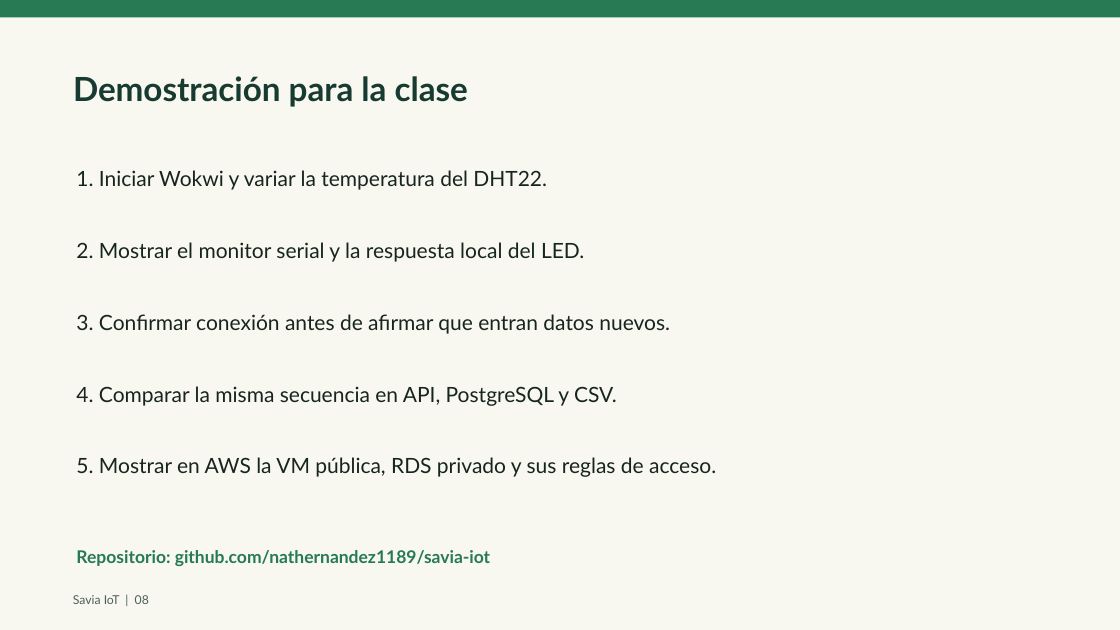
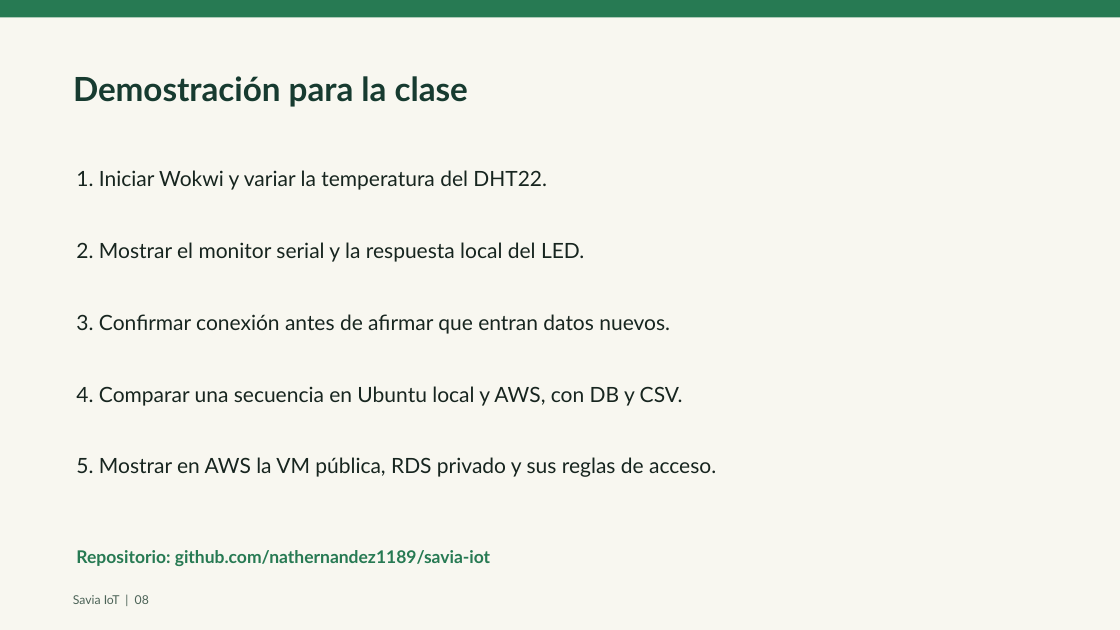
Before and after one commit to nathernandez1189/savia-iot, a slide deck: slide 8 of entregables/Savia_IoT_Practica_1_AWS.pptx. Drawn at 1120x630 pixels with LibreOffice and Linux fonts; fonts in the diff are those of the drawing. Boxes give left, top, right and bottom in pixels: in the first picture for what was removed or moved away, otherwise in the second. Text is boxed around its words. In the diff, an @@ line names an element or a change of style, - is before the commit and + after.

Commit message:
feat: verificar Ubuntu local y actualizar evidencias de Practica 1

```diff
--- a/entregables/Savia_IoT_Practica_1_AWS.pptx
+++ b/entregables/Savia_IoT_Practica_1_AWS.pptx
@@ text at (76, 386, 683, 406): text changed @@
-4. Comparar la misma secuencia en API, PostgreSQL y CSV.
+4. Comparar una secuencia en Ubuntu local y AWS, con DB y CSV.
```
Also in this commit, not shown: 2 other slides changed, 9 other files.
